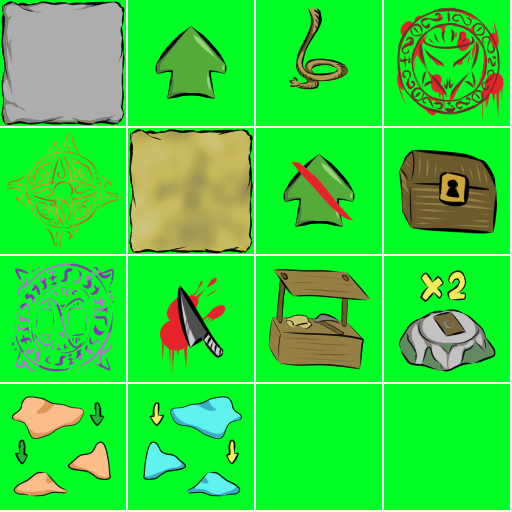
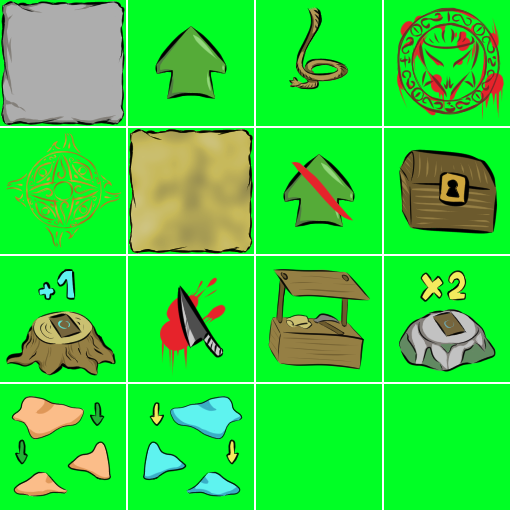
The second w=512, h=512 image is a revision of the first. Changes to its layers:
painted on "line" (2nd of 2, in "line"), unmasked it over [6, 263, 116, 376]
painted on "color" (2nd of 2, in "color") over [6, 263, 116, 376]
